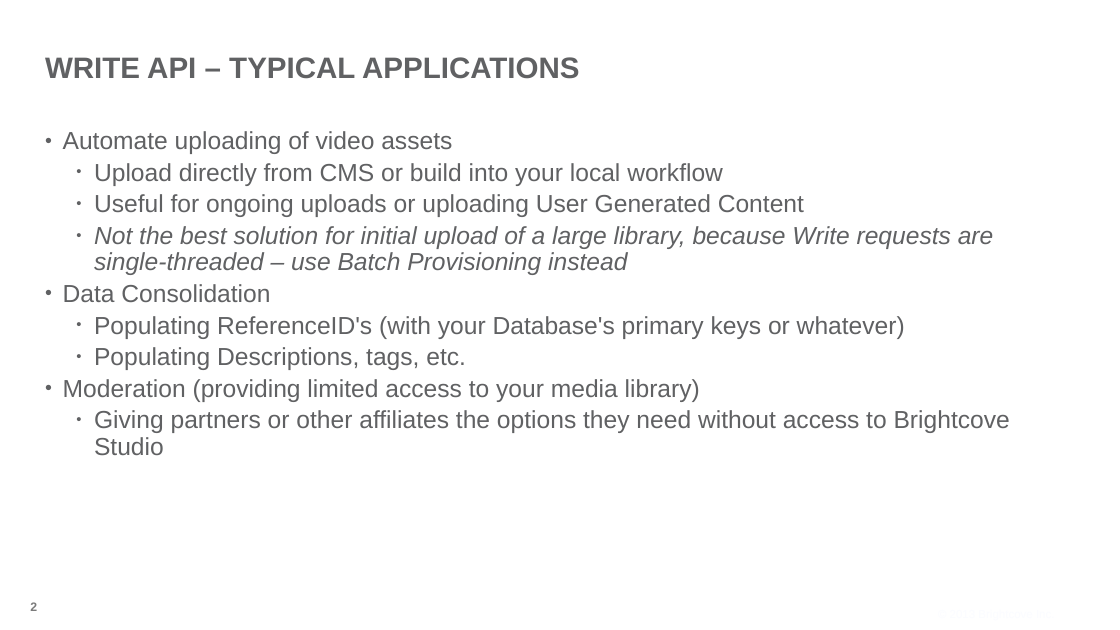
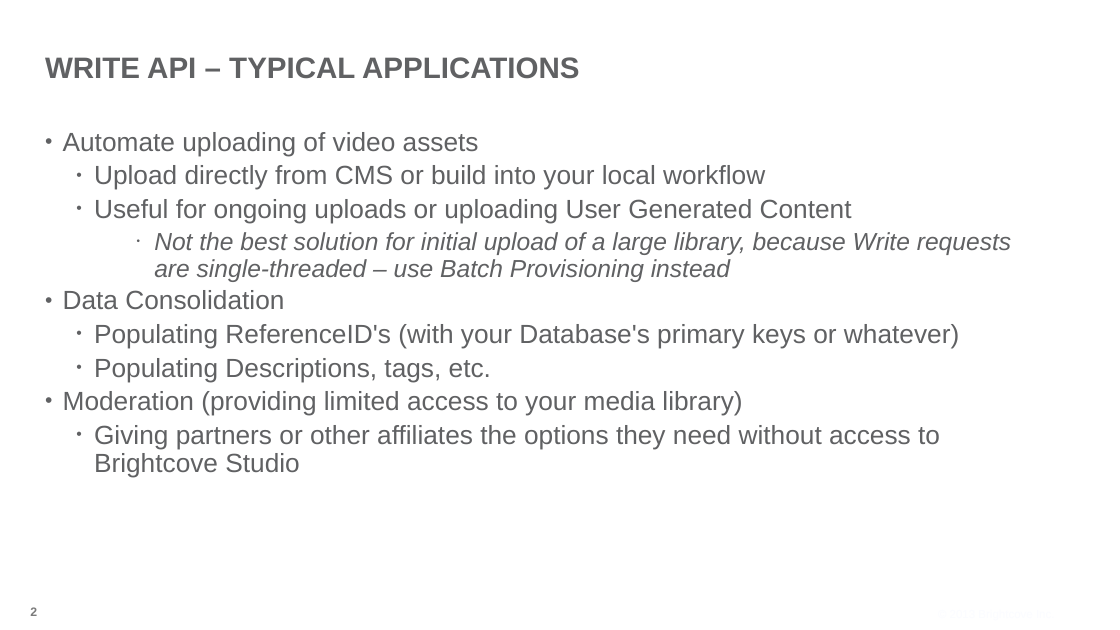
Before and after one commit to BrightcoveLearning/VideoCloudMediaAPI, a slide deck: slide 2 of VideoSessionsMaterials/understanding-write-methods.pptx. Drawn at 1120x630 pixels with LibreOffice and Linux fonts; fonts in the diff are those of the drawing; background and template pictures are left out. Boxes give left, top, right and bottom in pixels: in the first picture for what was removed or moved away, otherwise in the second. Text is boxed around its words. In the diff, an @@ line names an element or a change of style, - is before the commit and + after.

```diff
--- a/VideoSessionsMaterials/understanding-write-methods.pptx
+++ b/VideoSessionsMaterials/understanding-write-methods.pptx
@@ text "Automate uploading of video assets" at [63, 132, 1011, 478]: size 30 to 32 pt in "Automate uploading of video assets", "Upload directly from CMS or build into ...", "Useful for ongoing uploads or uploading User ...", "Data Consolidation" and 4 more places; list level 2 to 3 in "Not the best solution for ..." @@
@@ page number: place and size @@
-page number at [30, 602, 37, 611]
+page number at [30, 607, 37, 616]
```
Also in this commit, not shown: 2 other slides changed, 2 other files.
